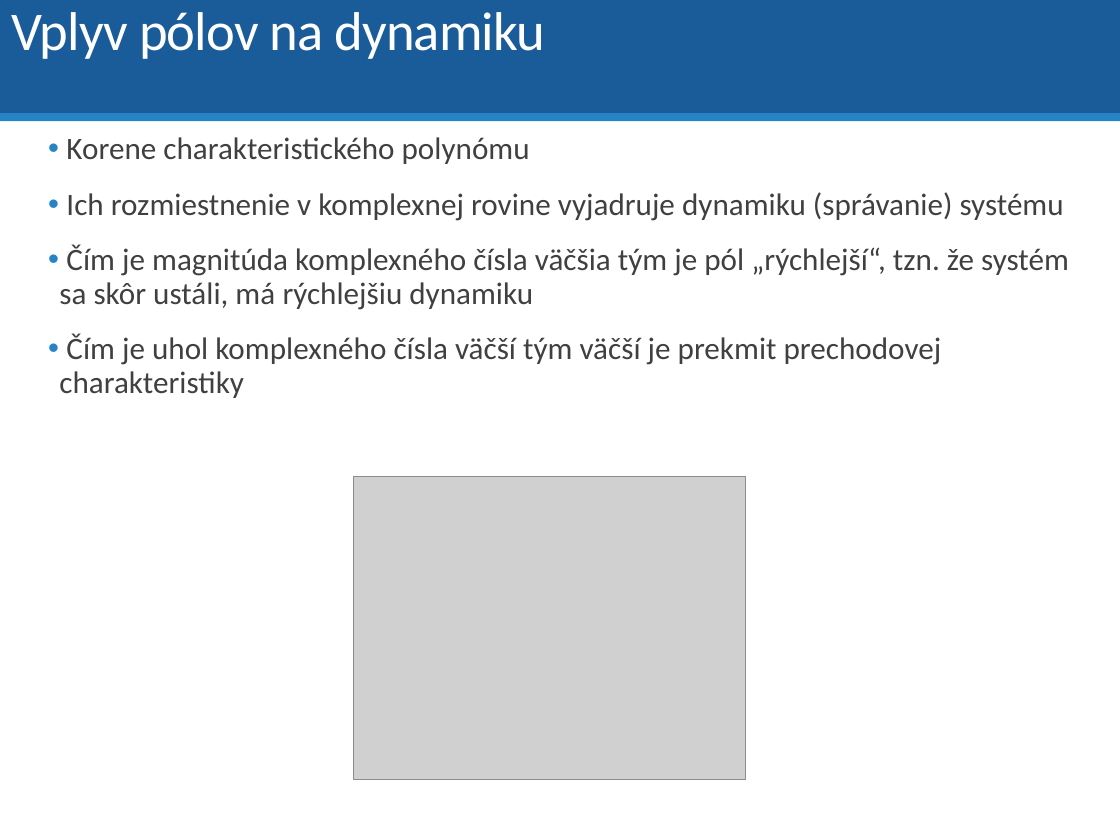
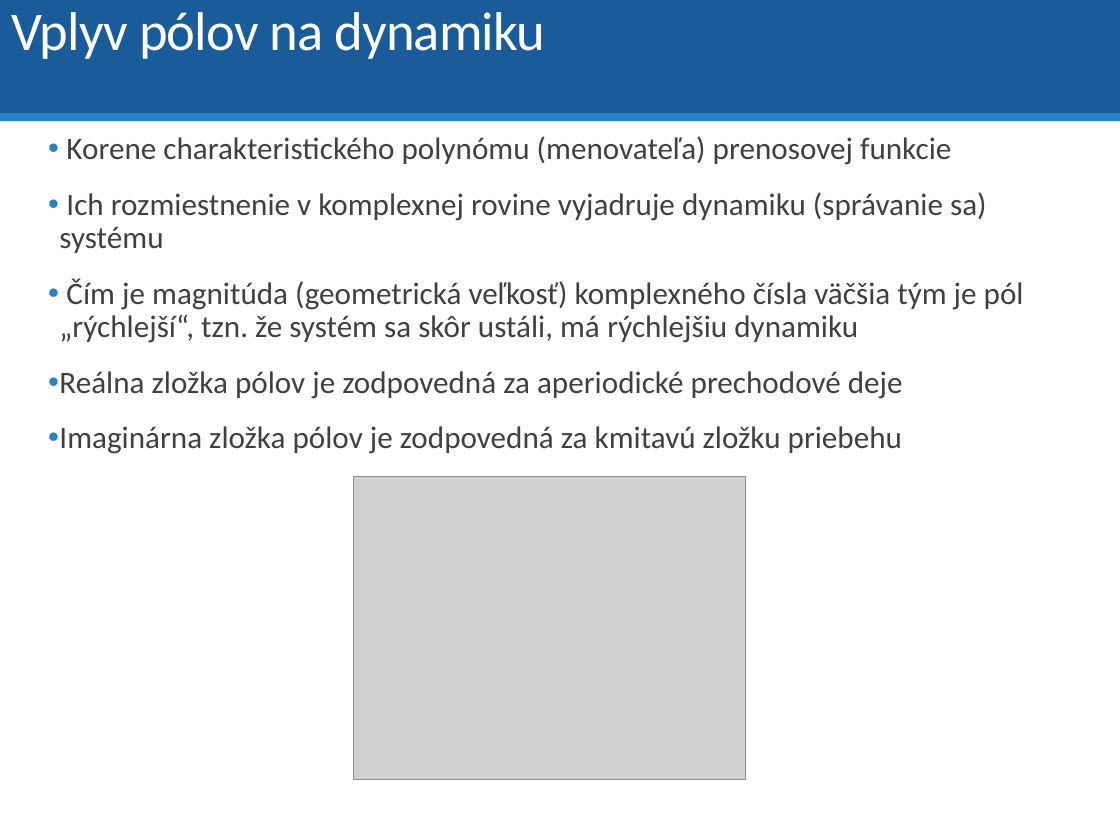
Before and after one commit to dodekm/TeamProjektKybernetika, a slide deck: slide 19 of Nove prednasky/P4 Vlastnosti prenosovych funkcii.pptx (slide 17 before the commit). Drawn at 1120x840 pixels with LibreOffice and Linux fonts; fonts in the diff are those of the drawing; grey boxes stand for pictures. Boxes give left, top, right and bottom in pixels: in the first picture for what was removed or moved away, otherwise in the second. Text is boxed around its words. In the diff, an @@ line names an element or a change of style, - is before the commit and + after.

```diff
--- a/Nove prednasky/P4 Vlastnosti prenosovych funkcii.pptx
+++ b/Nove prednasky/P4 Vlastnosti prenosovych funkcii.pptx
@@ text at (59, 136, 1024, 454): text changed @@
-• Korene charakteristického polynómu
-• Ich rozmiestnenie v komplexnej rovine vyjadruje dynamiku (správanie) systému
-• Čím je magnitúda komplexného čísla väčšia tým je pól „rýchlejší“, tzn. že systém sa skôr ustáli, má rýchlejšiu dynamiku
-• Čím je uhol komplexného čísla väčší tým väčší je prekmit prechodovej charakteristiky
+• Korene charakteristického polynómu (menovateľa) prenosovej funkcie
+• Ich rozmiestnenie v komplexnej rovine vyjadruje dynamiku (správanie sa) systému
+• Čím je magnitúda (geometrická veľkosť) komplexného čísla väčšia tým je pól „rýchlejší“, tzn. že systém sa skôr ustáli, má rýchlejšiu dynamiku
+• Reálna zložka pólov je zodpovedná za aperiodické prechodové deje
+• Imaginárna zložka pólov je zodpovedná za kmitavú zložku priebehu
```
Also in this commit, not shown: 12 other slides changed, 3 slides added, 1 other file.
